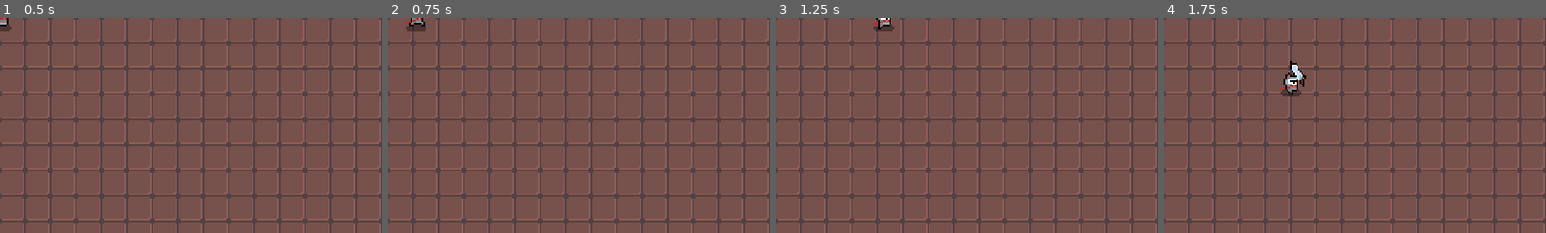
Above: before the commit, frames 1-4 (left to right).
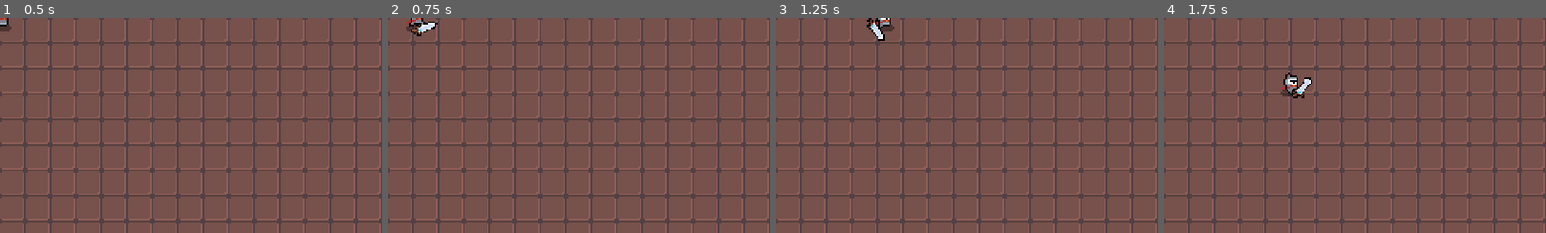
Above: after the commit, the same moments.

Repository: thecjharries/godot-roguelike-tutorial
Game: Godot game, scene res://game.tscn
Same seed, same stepped clock (60 frames per second), same inputs: the game is played once before the commit and once after it.
Inputs (mouse positions are % of the whole screen's width and height, from its top left):
- Up to frame 1 (0.5 s): no input
- Up to frame 2 (0.75 s): move the mouse to (72, 45) at 0.52 s; hold Right (ui_right) from 0.53 s (still down); click (72, 45) at 0.6 s
- Up to frame 3 (1.25 s): keep holding Right (ui_right)
- Up to frame 4 (1.75 s): move the mouse to (30, 55) at 1.27 s; release Right (ui_right) at 1.28 s; hold Down (ui_down) from 1.28 s (still down); click (30, 55) at 1.35 s
The pictures show only the part of the screen within x 0-50%, y 0-50%; the shares and areas given below are measured in that part.

Frame 1 is identical in both runs. In frame 2, 0.2% of the frame differs, in the area x 6-13%, y 1-9%; in frame 3, 0.2%; in frame 4, 0.4%, in the area x 33-39%, y 20-38%.

Commit message:
Add sword animation

Diff:
--- a/Character/Player/Player.gd
+++ b/Character/Player/Player.gd
@@ -1,6 +1,7 @@
 extends Character
 
 @onready var sword: Node2D = get_node("Sword")
+@onready var sword_animation_player: AnimationPlayer = sword.get_node("SwordAnimationPlayer")
 
 func _process(_delta: float) -> void:
 	var mouse_direction: Vector2 = (get_global_mouse_position() - global_position).normalized()
@@ -15,6 +16,8 @@
 		sword.scale.y = -1
 	elif sword.scale.y == -1 and mouse_direction.x > 0:
 		sword.scale.y = 1
+	if Input.is_action_just_pressed("ui_attack") and not sword_animation_player.is_playing():
+		sword_animation_player.play("attack")
 
 func get_input() -> void:
 	move_direction = Vector2.ZERO
